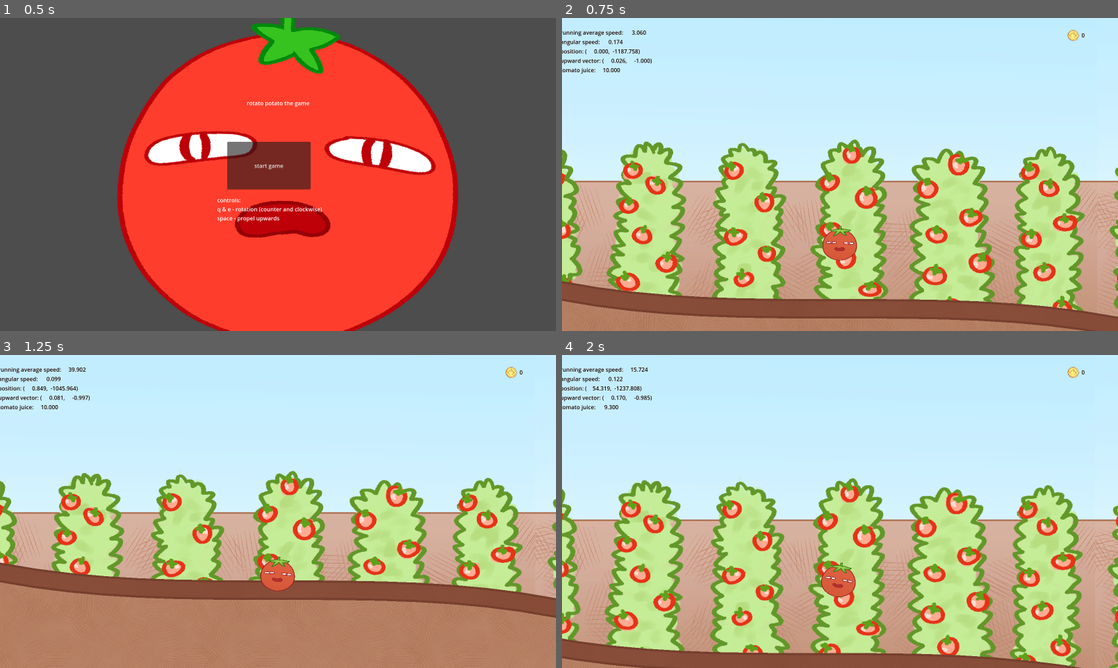
Above: before the commit, frames 1-4 (two rows, left to right).
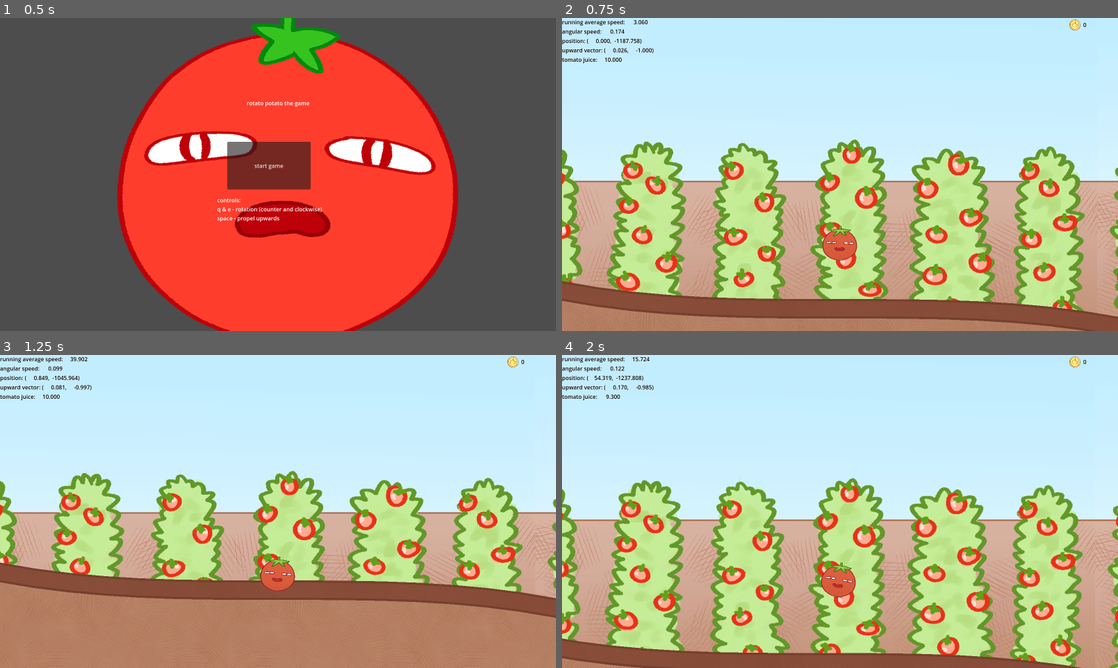
Above: after the commit, the same moments.

Repository: DazyLude/DokiJam2025
Game: Godot game, scene res://scenes/menu.tscn
The game is run twice, just before and just after one commit, with the same random seed, the same clock (stepped at 60 frames per second) and the same inputs.
Inputs (mouse positions are in pixels of both pictures, inside the frame that each line leads up to):
- Up to frame 1 (0.5 s): no input
- Up to frame 2 (0.75 s): click "start game" at 0.5 s
- Up to frame 3 (1.25 s): no input
- Up to frame 4 (2 s): tap Enter at 1.25 s; move the mouse to (962, 495) at 1.27 s; hold Space (fly) from 1.28 s (still down); click (962, 495) at 1.42 s

Frame 1 is identical in both runs. In frame 2, 0.9% of the frame differs, in the area x 0-95%, y 0-18%; in frame 3, 1.0%; in frame 4, 1.0%.

Commit message:
simple noise terrain fixed hud being... there

Diff:
--- a/scenes/UI/hud.tscn
+++ b/scenes/UI/hud.tscn
@@ -13,7 +13,7 @@
 script = ExtResource("1_c4vmg")
 
 [node name="DataContainer" type="VBoxContainer" parent="."]
-layout_mode = 0
+layout_mode = 1
 offset_right = 40.0
 offset_bottom = 40.0
 
--- a/scenes/game.tscn
+++ b/scenes/game.tscn
@@ -420,7 +420,7 @@
 edge_material = SubResource("Resource_7025r")
 normal_range = SubResource("Resource_8ool0")
 weld = true
-taper_sharp_corners = true
+taper_sharp_corners = false
 render = true
 z_index = 0
 z_as_relative = true
@@ -496,7 +496,3 @@
 
 [node name="HUD" parent="UILayer" instance=ExtResource("11_kvpfn")]
 z_index = 1
-offset_left = -5.0
-offset_top = 30.0
-offset_right = -5.0
-offset_bottom = 30.0
--- a/scripts/terrain_generator.gd
+++ b/scripts/terrain_generator.gd
@@ -9,6 +9,12 @@
 var generator_params: PackedVector2Array;
 var coordinates: PackedFloat32Array;
 var scale : Vector2;
+var noise_generator : FastNoiseLite;
+
+
+func _init() -> void:
+	noise_generator = FastNoiseLite.new();
+	noise_generator.noise_type = FastNoiseLite.TYPE_VALUE_CUBIC;
 
 
 func prepare_coordinates(sample_count: int, offset: float) -> void:
@@ -23,6 +29,8 @@
 
 	if x_scaled < CHAIR_HEIGHT_CBRT:
 		result += CHAIR_HEIGHT - pow(x_scaled, 3.0);
+	else:
+		result += noise_generator.get_noise_1d(x) + 1;
 
 	return -result * scale.y;
 
